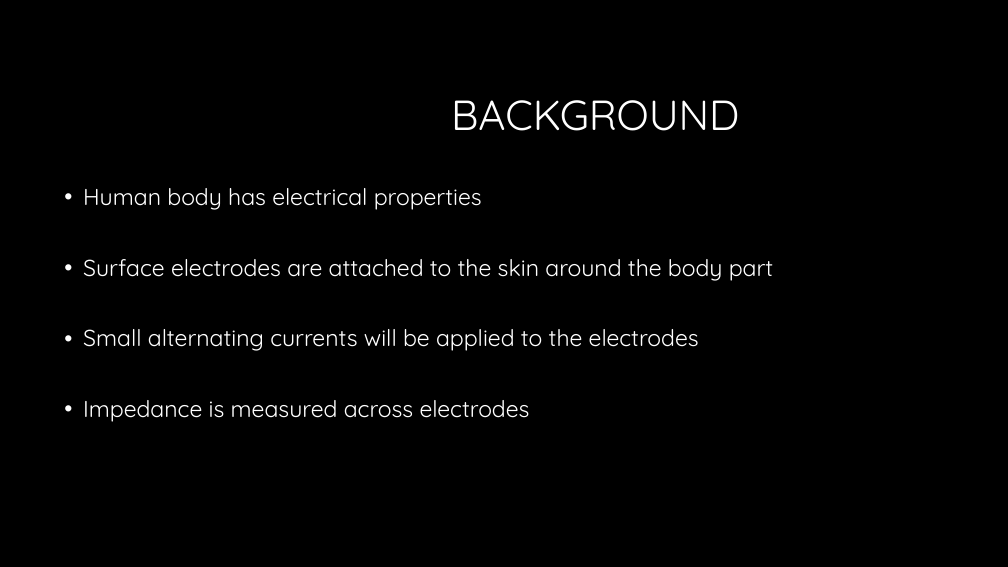
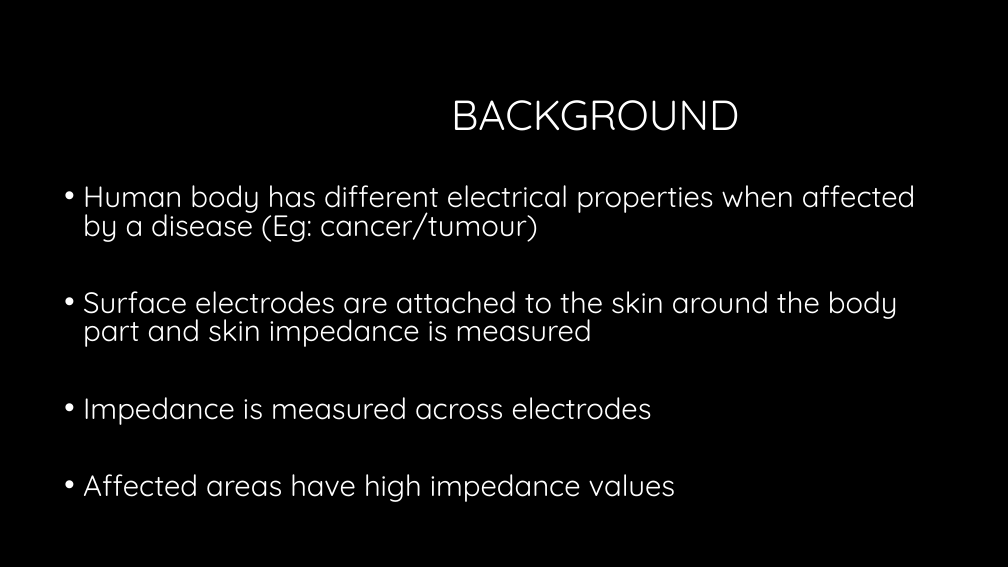
Before and after one commit to nsudhanva/eit, a slide deck: slide 3 of docs/Electrical Impedance Tomography.pptx (slide 4 before the commit). Drawn at 1008x567 pixels with LibreOffice and Linux fonts; fonts in the diff are those of the drawing; background and template pictures are left out. Boxes give left, top, right and bottom in pixels: in the first picture for what was removed or moved away, otherwise in the second. Text is boxed around its words. In the diff, an @@ line names an element or a change of style, - is before the commit and + after.

```diff
--- a/docs/Electrical Impedance Tomography.pptx
+++ b/docs/Electrical Impedance Tomography.pptx
@@ text at [83,185,916,347]: text changed; size 22 to 28 pt @@
-• Human body has electrical properties
-• Surface electrodes are attached to the skin around the body part
-• Small alternating currents will be applied to the electrodes
+• Human body has different electrical properties when affected by a disease (Eg: cancer/tumour)
+• Surface electrodes are attached to the skin around the body part and skin impedance is measured
@@ text at [83,397,652,425]: size 22 to 28 pt in "Impedance is measured across electrodes"; line spacing 0.9 to 0.8 @@
@@ text at [83,474,676,502]: paragraph added @@
+• Affected areas have high impedance values
```
Also in this commit, not shown: 8 other slides changed, 1 slide added, 1 slide removed.
